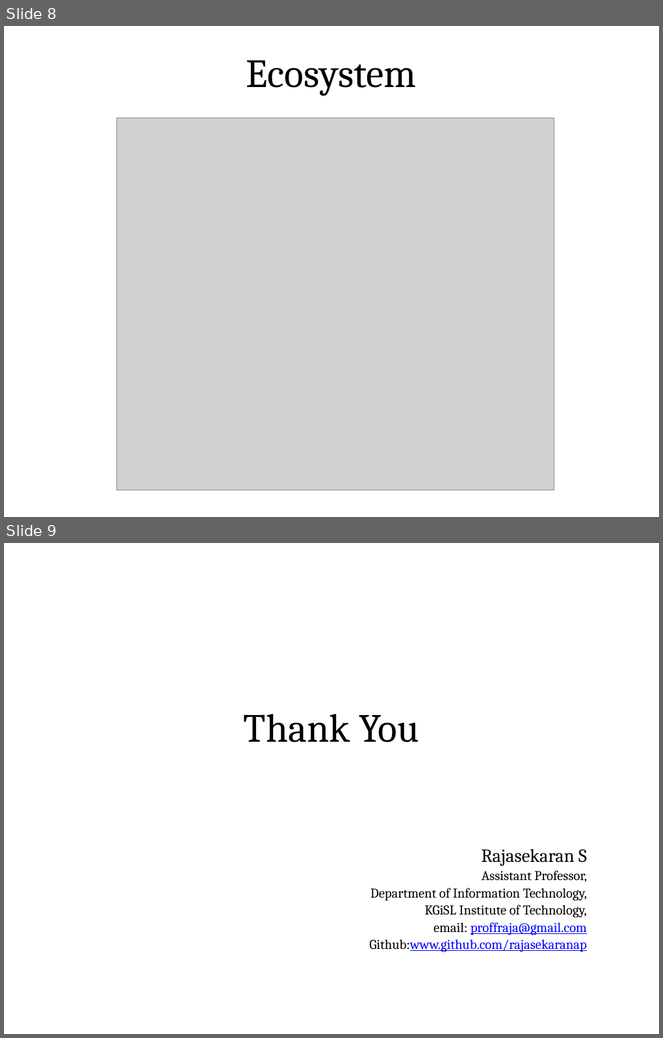
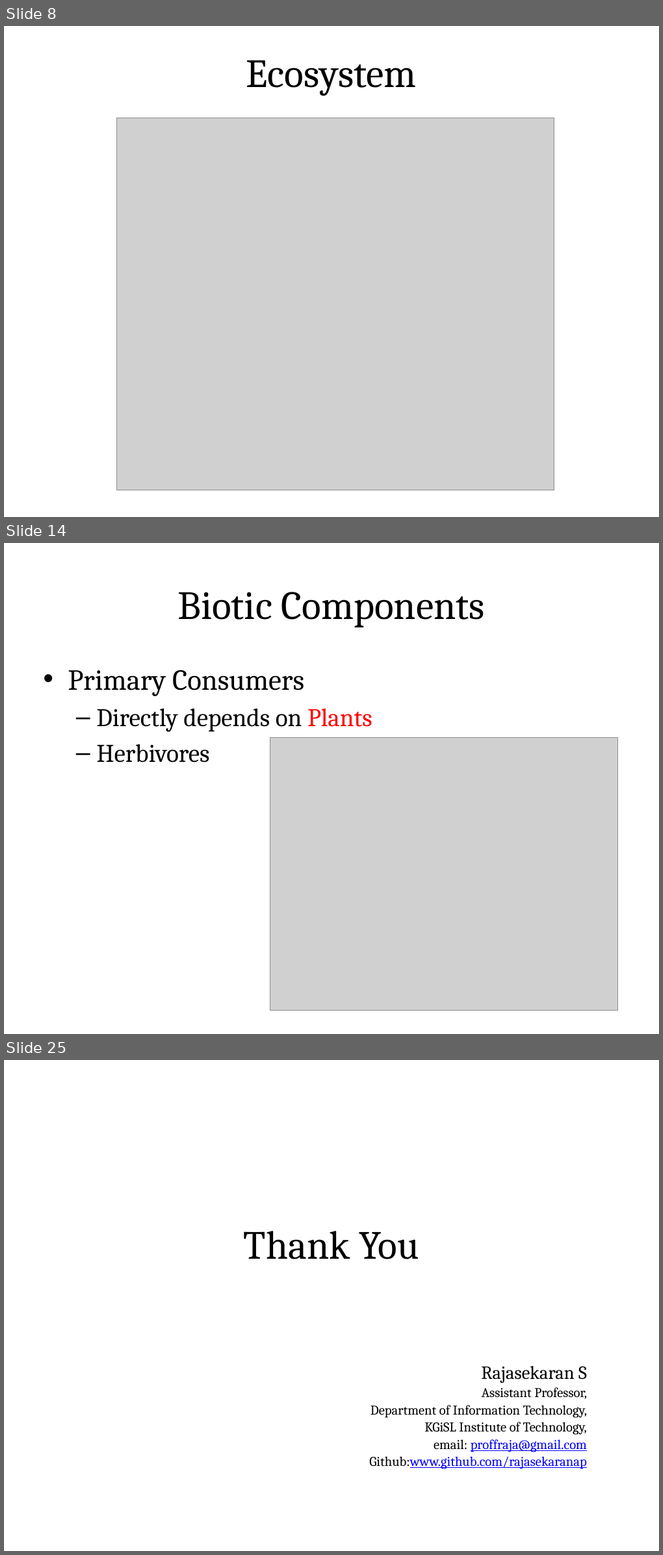
Before and after one commit to rajasekaran36/GE8291-Environmental-Science-and-Engineering, a slide deck: Slides/GE8291-U1.pptx. Shown one above the other, each under a label of ours: slides 8 and 9 before the commit, slides 8, 14 and 25 after it; the slides between them are not shown. The pictures are 663x1038 and 663x1555 pixels, drawn with LibreOffice and Linux fonts; fonts in the diff are those of the drawing; grey boxes stand for pictures. Boxes give left, top, right and bottom in pixels: in the first picture for what was removed or moved away, otherwise in the second. Text is boxed around its words. In the diff, an @@ line names an element or a change of style, - is before the commit and + after.

```diff
--- a/Slides/GE8291-U1.pptx
+++ b/Slides/GE8291-U1.pptx
@@ slide 14 added at (4,543,659,1034), background #FFFFFF @@
@@ title added at (36,563,627,644), fill gradient #DAFDA7 to #E4FCC2 to #F5FFE7, outline #98B955 0.75 pt, 44 pt, text #000000 @@
+Biotic Components
@@ text added at (68,670,373,763), 28 pt, text #000000 @@
+• Primary Consumers
+  – Directly depends on Plants
+  – Herbivores
@@ picture added at (270,737,618,1011) @@
@@ what was slide 9 is now slide 25 @@
```
Also in this commit, not shown: 15 other slides added.
